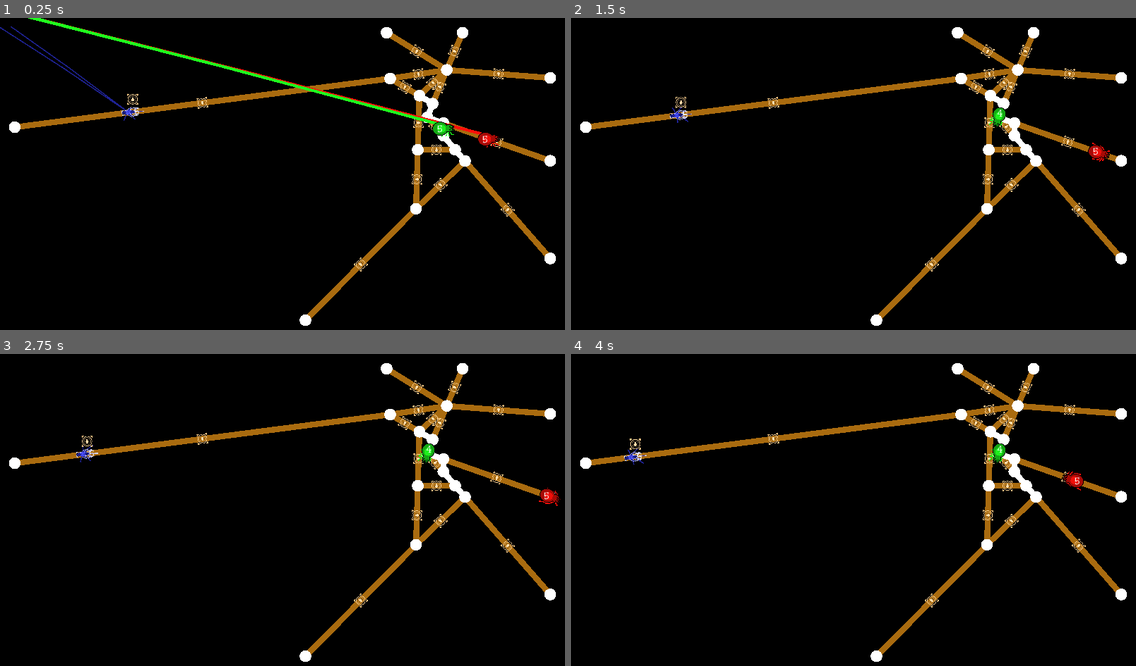
Above: before the commit, frames 1-4 (two rows, left to right).
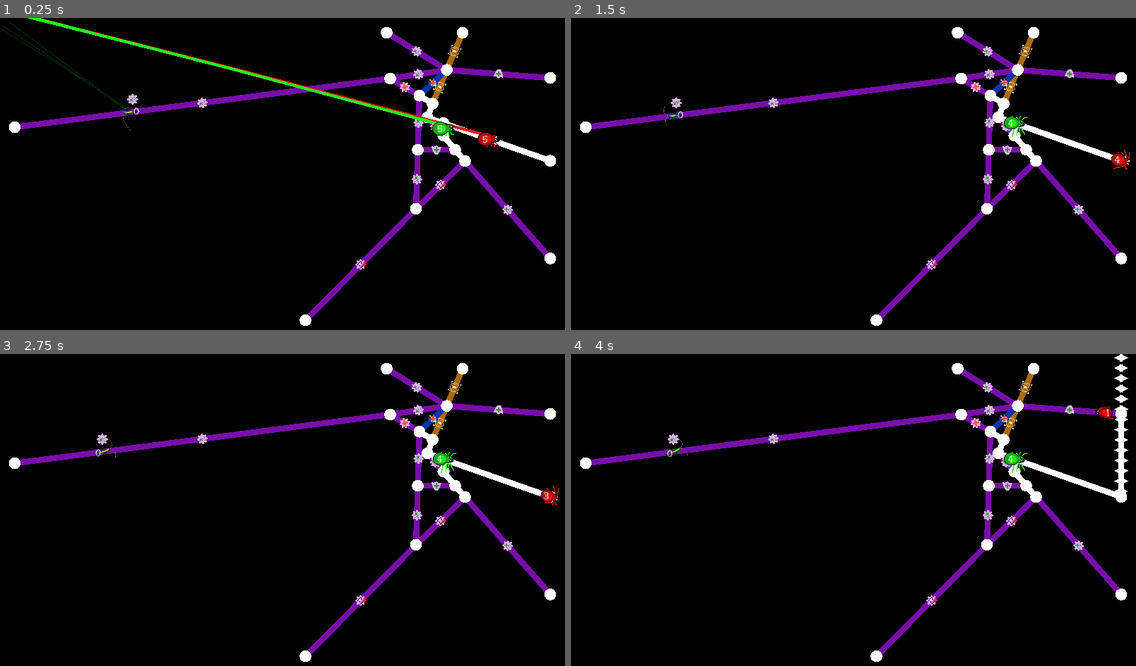
Above: after the commit, the same moments.

Repository: Pandaqi/Windowsilk
Game: Godot game, scene res://Main.tscn
Two runs of this game, one before a commit and one after it. Both use one fixed random seed, a clock stepped at 60 frames per second and the inputs below.
Inputs:
- Up to frame 1 (0.25 s): no input
- Up to frame 2 (1.5 s): tap Enter at 0.5 s; hold Right 0.53-1.28 s; tap T at 0.6 s; tap Space at 0.77 s; hold Down from 1.28 s (still down); tap K at 1.35 s
- Up to frame 3 (2.75 s): tap Space at 1.52 s; release Down at 2.03 s; hold Right from 2.03 s (still down); tap J at 2.1 s
- Up to frame 4 (4 s): release Right at 2.78 s; hold Up 2.78-3.53 s; tap H at 2.85 s; tap Space at 3.02, 3.77 s; hold Left from 3.53 s (still down); tap U at 3.6 s

The runs differ from the first frame. In frame 1, 4.3% of the frame differs, in the area x 0-98%, y 1-97%; in frame 2, 4.6%; in frame 3, 4.5%; in frame 4, 5.0%, in the area x 3-99%, y 0-97%.
Error after the commit: Invalid get index 'specialties' (on base: 'Dictionary'). (res://scripts/edge_modules/module_entities.gd:26)

Commit message:
Finishes all existing entities + draws all the new ones

Diff:
--- /dev/null
+++ b/scenes/antennas/cockroach.tscn
@@ -0,0 +1,21 @@
+[gd_scene format=2]
+
+[node name="Node2D" type="Node2D"]
+
+[node name="L" type="Node2D" parent="."]
+position = Vector2( 39.917, -3.29071 )
+
+[node name="Mid" type="Node2D" parent="L"]
+position = Vector2( 26.3397, -13.2583 )
+
+[node name="Offset" type="Node2D" parent="L"]
+position = Vector2( -0.900129, -22.8288 )
+
+[node name="R" type="Node2D" parent="."]
+position = Vector2( 40.1309, 4.23034 )
+
+[node name="Mid" type="Node2D" parent="R"]
+position = Vector2( 26.163, 14.3189 )
+
+[node name="Offset" type="Node2D" parent="R"]
+position = Vector2( 0.0633316, 21.9028 )
--- /dev/null
+++ b/scenes/antennas/cricket.tscn
@@ -0,0 +1,15 @@
+[gd_scene format=2]
+
+[node name="Node2D" type="Node2D"]
+
+[node name="L" type="Node2D" parent="."]
+position = Vector2( 40.9777, -3.29071 )
+
+[node name="Offset" type="Node2D" parent="L"]
+position = Vector2( 25.4396, -8.15629 )
+
+[node name="R" type="Node2D" parent="."]
+position = Vector2( 41.3683, 2.10902 )
+
+[node name="Offset" type="Node2D" parent="R"]
+position = Vector2( 24.6353, 7.58388 )
--- /dev/null
+++ b/scenes/antennas/fruit_fly.tscn
@@ -0,0 +1,15 @@
+[gd_scene format=2]
+
+[node name="Node2D" type="Node2D"]
+
+[node name="L" type="Node2D" parent="."]
+position = Vector2( 38.3512, -6.42224 )
+
+[node name="Offset" type="Node2D" parent="L"]
+position = Vector2( 5.6406, -5.50468 )
+
+[node name="R" type="Node2D" parent="."]
+position = Vector2( 38.2716, 5.3068 )
+
+[node name="Offset" type="Node2D" parent="R"]
+position = Vector2( 6.95763, 6.52322 )
--- /dev/null
+++ b/scenes/antennas/grasshopper.tscn
@@ -0,0 +1,15 @@
+[gd_scene format=2]
+
+[node name="Node2D" type="Node2D"]
+
+[node name="L" type="Node2D" parent="."]
+position = Vector2( 35.9153, -2.16924 )
+
+[node name="Offset" type="Node2D" parent="L"]
+position = Vector2( 21.8544, -8.74538 )
+
+[node name="R" type="Node2D" parent="."]
+position = Vector2( 35.522, 3.33501 )
+
+[node name="Offset" type="Node2D" parent="R"]
+position = Vector2( 22.4443, 9.57163 )
--- /dev/null
+++ b/scenes/antennas/locust.tscn
@@ -0,0 +1,21 @@
+[gd_scene format=2]
+
+[node name="Node2D" type="Node2D"]
+
+[node name="L" type="Node2D" parent="."]
+position = Vector2( 38.8618, -1.39755 )
+
+[node name="Offset" type="Node2D" parent="L"]
+position = Vector2( 15.9269, -48.2265 )
+
+[node name="Mid" type="Node2D" parent="L"]
+position = Vector2( 35.2778, -11.0243 )
+
+[node name="R" type="Node2D" parent="."]
+position = Vector2( 39.0297, 1.44085 )
+
+[node name="Offset" type="Node2D" parent="R"]
+position = Vector2( 16.8661, 49.4708 )
+
+[node name="Mid" type="Node2D" parent="R"]
+position = Vector2( 36.2227, 12.9142 )
--- a/scenes/entity.tscn
+++ b/scenes/entity.tscn
@@ -30,6 +30,7 @@
 [ext_resource path="res://scenes/silk_type_icon.tscn" type="PackedScene" id=28]
 [ext_resource path="res://scripts/entity_modules/module_knockback.gd" type="Script" id=29]
 [ext_resource path="res://scripts/specialty_modules/module_doubler.gd" type="Script" id=30]
+[ext_resource path="res://scripts/movement_modules/module_fake_jumper.gd" type="Script" id=31]
 
 [sub_resource type="CircleShape2D" id=2]
 radius = 13.8734
@@ -61,7 +62,7 @@
 texture = ExtResource( 5 )
 hframes = 8
 vframes = 8
-frame = 4
+frame = 6
 
 [node name="Eyes" type="Sprite" parent="Visuals/Sprite"]
 visible = false
@@ -113,6 +114,12 @@
 script = ExtResource( 24 )
 
 [node name="Timer" type="Timer" parent="Movement/Jumper"]
+one_shot = true
+
+[node name="FakeJumper" type="Node2D" parent="Movement"]
+script = ExtResource( 31 )
+
+[node name="Timer" type="Timer" parent="Movement/FakeJumper"]
 one_shot = true
 
 [node name="FlyMovement" type="Node2D" parent="Movement"]
@@ -212,15 +219,17 @@
 [connection signal="timeout" from="Movement/Shuffler/Timer" to="Movement/Shuffler" method="_on_Timer_timeout"]
 [connection signal="timeout" from="Movement/Stamina/Timer" to="Movement/Stamina" method="_on_Timer_timeout"]
 [connection signal="timeout" from="Movement/Jumper/Timer" to="Movement/Jumper" method="_on_Timer_timeout"]
+[connection signal="on_instant_jump" from="Movement/FakeJumper" to="Jumper" method="_on_Jumper_on_instant_jump"]
+[connection signal="timeout" from="Movement/FakeJumper/Timer" to="Movement/FakeJumper" method="_on_Timer_timeout"]
 [connection signal="timeout" from="Movement/FlyMovement/Timer" to="Movement/FlyMovement" method="_on_Timer_timeout"]
 [connection signal="arrived_on_edge" from="Tracker" to="Mover" method="_on_Tracker_arrived_on_edge"]
+[connection signal="arrived_on_edge" from="Tracker" to="Movement" method="_on_Tracker_arrived_on_edge"]
 [connection signal="arrived_on_edge" from="Tracker" to="SilkReader" method="_on_Tracker_arrived_on_edge"]
-[connection signal="arrived_on_edge" from="Tracker" to="Movement" method="_on_Tracker_arrived_on_edge"]
 [connection signal="arrived_on_edge" from="Tracker" to="Trail" method="_on_Tracker_arrived_on_edge"]
 [connection signal="arrived_on_edge" from="Tracker" to="Specialties" method="_on_Tracker_arrived_on_edge"]
 [connection signal="arrived_on_point" from="Tracker" to="Mover" method="_on_Tracker_arrived_on_point"]
+[connection signal="arrived_on_point" from="Tracker" to="Movement" method="_on_Tracker_arrived_on_point"]
 [connection signal="arrived_on_point" from="Tracker" to="SilkReader" method="_on_Tracker_arrived_on_point"]
-[connection signal="arrived_on_point" from="Tracker" to="Movement" method="_on_Tracker_arrived_on_point"]
 [connection signal="arrived_on_point" from="Tracker" to="Trail" method="_on_Tracker_arrived_on_point"]
 [connection signal="point_change" from="Points" to="Movement/FlyMovement" method="_on_Points_point_change"]
 [connection signal="timeout" from="Trail/Timer" to="Trail" method="_on_Timer_timeout"]
--- a/scripts/edge_modules/module_drawer.gd
+++ b/scripts/edge_modules/module_drawer.gd
@@ -7,6 +7,7 @@
 var icon_width : float = 32.0
 var original_icon_width : float = 128.0
 var icon_scale = Vector2(1,1) * (icon_width / original_icon_width)
+var full_pattern_length : float = 0.0
 var icon_offset : float
 var icon_margin : float = 3.0
 var icon_extrude : float = 0.5 # how much the icon sticks out from the sides of the edge
@@ -19,6 +20,10 @@
 var team_icon_scene = preload("res://scenes/team_icon.tscn")
 
 func update_visuals():
+	var new_length = body.m.body.get_length()
+	if abs(full_pattern_length - new_length) >= icon_width:
+		recalculate_pattern()
+
 	update()
 
 func set_color(col):
@@ -44,6 +49,11 @@
 func rotate_icon(val):
 	sprite.set_rotation(val)
 
+func recalculate_pattern():
+	var old_num = pattern
+	remove_pattern()
+	set_pattern(old_num)
+
 func remove_pattern():
 	pattern = -1
 
@@ -58,7 +68,7 @@
 	pattern = num
 
 	var num_icons = floor(body.m.body.get_length() / (icon_width + icon_margin))
-	var full_pattern_length = (num_icons-1)*(icon_width + icon_margin)
+	full_pattern_length = (num_icons-1)*(icon_width + icon_margin)
 	icon_offset = -0.5*full_pattern_length
 
 	var angles = [PI, 0]
--- a/scripts/edge_modules/module_entities.gd
+++ b/scripts/edge_modules/module_entities.gd
@@ -23,7 +23,7 @@
 func remove(e):
 	entities.erase(e)
 
-	if body.m.type.equals("fragile") and entities_passed > 0:
+	if (body.m.type.equals("fragile") and entities_passed > 0) or body.m.specialties.check_type("fragile"):
 		body.m.body.self_destruct()
 
 # TO DO: It's way better for performance to just save the time we "enter" a new edge, and then compare it to the current time, but there's currently no 100% correct system for checking an edge switch.
--- a/scripts/edge_modules/module_type.gd
+++ b/scripts/edge_modules/module_type.gd
@@ -13,9 +13,6 @@
 func create_debug_terrain_type():
 	var all_types = GlobalDict.silk_types.keys()
 	set_to(all_types[randi() % all_types.size()])
-
-	# DEBUGGING:
-	set_to("noisemaker")
 
 func set_to(tp):
 	if too_short_for_terrain():
--- a/scripts/entities.gd
+++ b/scripts/entities.gd
@@ -4,6 +4,7 @@
 #good values are 3-8, setting to 1 is just for testing
 const BOUNDS = { 'min': 1, 'max': 1 }
 const TIME_BOUNDS = { 'min': 3.0, 'max': 7.0 }
+const MAX_NUM_PER_TYPE : int = 15
 
 var entity_scene = preload("res://scenes/entity.tscn")
 
@@ -24,7 +25,7 @@
 	available_types.erase("player_spider")
 
 	# DEBUGGING
-	available_types = ['cricket']
+	available_types = ['locust']
 	#return
 
 	precalculate_probabilities()
@@ -80,16 +81,26 @@
 		place_entity()
 		num_entities += 1
 
+func too_many_of_type(tp):
+	var num = get_tree().get_nodes_in_group(tp).size()
+	return (num >= MAX_NUM_PER_TYPE)
+
+func get_group_name(type):
+	return type.capitalize() + "s"
+
 func place_entity(params = {}):
+	var rand_type = get_random_type()
+	if params.has('type'): rand_type = params.type
+
+	var group = get_group_name(rand_type)
+	if too_many_of_type(group):
+		return
+
 	var entity = entity_scene.instance()
-
-	var rand_type = get_random_type()
 	add_child(entity)
 
-	if params.has('type'):
-		rand_type = params.type
-
 	entity.m.status.set_type(rand_type)
+	entity.add_to_group(group)
 	entity.m.status.make_non_player()
 
 	for key in params:
--- a/scripts/entity_modules/module_antenna.gd
+++ b/scripts/entity_modules/module_antenna.gd
@@ -33,6 +33,10 @@
 			'vec': get_random_vec(),
 			'end': Vector2.ZERO
 		}
+
+		# optional middle node to create more unique/curved antennas
+		if child.has_node("Mid"):
+			antennas[key].mid = child.get_node("Mid")
 
 	if data.has('max_dist'):
 		max_dist = data.max_dist
@@ -96,12 +100,13 @@
 		#var ideal_pos = to_local(antenna.ideal_pos)
 
 		var control = start + Vector2.RIGHT*5
+		if antenna.has('mid'):
+			control = start + antenna.mid.position
 
 		var point_list = build_point_list(start, control, end)
 
 		draw_polyline(point_list, color, thickness)
 
-# NOTE: THe "ideal position" is used as the control point for the bezier curve
 func build_point_list(start, control, end):
 	var num_points = 7
 	var list = []
--- a/scripts/entity_modules/module_knockback.gd
+++ b/scripts/entity_modules/module_knockback.gd
@@ -1,7 +1,7 @@
 extends Node2D
 
 const MIN_SPEED : float = 20.0
-const DAMPING : float = 0.985
+const DAMPING : float = 0.995
 
 var vec : Vector2 = Vector2.ZERO
 
--- a/scripts/entity_modules/module_movement_general.gd
+++ b/scripts/entity_modules/module_movement_general.gd
@@ -10,6 +10,7 @@
 onready var shuffler = $Shuffler
 onready var stamina = $Stamina
 onready var jumper = $Jumper
+onready var fake_jumper = $FakeJumper
 
 signal move_vec(vec, dt)
 
@@ -31,6 +32,9 @@
 
 	if data.has('jump'):
 		jumper.activate()
+
+	if data.has('fake_jump'):
+		fake_jumper.activate()
 
 func _on_Tracker_arrived_on_edge(e):
 	if not active: return
--- a/scripts/entity_modules/module_specialties.gd
+++ b/scripts/entity_modules/module_specialties.gd
@@ -4,7 +4,7 @@
 const TIMEBOMB_THRESHOLD : float = 5.0
 
 const DURATION : float = 8.0
-const NOISE_MAKER_FORCE : float = 100.0
+const NOISE_MAKER_FORCE : float = 300.0
 
 const FEATHERLIGHT_SPEED : float = 0.1 # how fast points move inwards
 const MARGIN_BEFORE_FEATHERLIGHT_STARTS : float = 20.0
@@ -146,6 +146,7 @@
 	return true
 
 func can_eat_anything():
+	if not body.is_in_group("Players"): return false
 	return check_type("gobbler")
 
 func update_time_spent_on_edge(dt):
--- a/scripts/entity_modules/module_status.gd
+++ b/scripts/entity_modules/module_status.gd
@@ -56,6 +56,7 @@
 	if not data.move.has('type'): return 'web'
 	return data.move.type
 
+
 func set_type(tp):
 	type = tp
 
--- a/scripts/entity_modules/module_visuals.gd
+++ b/scripts/entity_modules/module_visuals.gd
@@ -24,7 +24,7 @@
 	player_num = pnum
 
 	var new_color = GlobalDict.player_data[player_num].color
-	sprite.modulate = new_color
+	sprite.self_modulate = new_color
 	eyes.set_visible(true)
 
 	legs.set_color(new_color)
--- a/scripts/globals/global_dict.gd
+++ b/scripts/globals/global_dict.gd
@@ -64,7 +64,8 @@
 	"gobbler": { "frame": 17, "category": "collecting" },
 
 	"noisemaker": { "frame": 18, "category": "misc" },
-	"attractor": { "frame": 19, "category": "misc" }
+	"attractor": { "frame": 19, "category": "misc" },
+	"lowlife": { "frame": 20, "category": "misc" }
 
 }
 
@@ -161,7 +162,6 @@
 	},
 
 	# NOTE: combining "jump" and "static" automatically makes a creature that ONLY jumps, never walks/moves normally
-
 	"grasshopper": {
 		"frame": 5,
 		"points": 4,
@@ -175,6 +175,11 @@
 		"legs": {
 			"type": "four",
 			"color": Color(129/255.0, 21/255.0, 26/255.0)
+		},
+		"antenna": {
+			"type": "grasshopper",
+			"color": Color(193/255.0, 37/255.0, 44/255.0),
+			"scale_thickness": 2.0
 		}
 	},
 
@@ -192,21 +197,29 @@
 			"type": "six",
 			"color": Color(0, 42/255.0, 7/255.0),
 			"scale_offset": 0.25
-		}
-	},
-
-	# NOTE: the "noisemaker" specialty overrides the jump button to make noise instead, that's why jumping must be enabled ... but the cricket doesn't actually jump
+		},
+		"antenna": {
+			"type": "locust",
+			"color": Color(96/255.0, 114/255.0, 61/255.0),
+		}
+	},
+
+	# NOTE: the "noisemaker" specialty overrides the jump button to make noise instead, that's why we enable the "fake_jump" module here
 	"cricket": {
 		"frame": 7,
 		"points": 5,
 		"trail": "noisemaker",
 		"specialty": "noisemaker",
 		"move": {
-			"jump": true
+			"fake_jump": true
 		},
 		"legs": {
 			"type": "four",
 			"color": Color(30/255.0, 34/255.0, 148/255.0)
+		},
+		"antenna": {
+			"type": "cricket",
+			"color": Color(41/255.0, 46/255.0, 214/255.0)
 		}
 	},
 
@@ -217,14 +230,18 @@
 			"flee": true,
 			"chase": true,
 			"chase_type": "cockroach",
-			"speed": 150.0,
+			"speed": 110.0,
 		},
 		"collect": {
 			"cannibal": true
 		},
 		"legs": {
 			"type": "six",
-			"color": Color(136/255.0, 9/255.0, 41/255.0) # TO DO
+			"color": Color(136/255.0, 9/255.0, 41/255.0)
+		},
+		"antenna": {
+			"type": "cockroach",
+			"color": Color(193/255.0, 37/255.0, 77/255.0),
 		}
 	},
 
@@ -234,11 +251,14 @@
 		"trail": "shield",
 		"specialty": "shield",
 		"move": {
-			"speed": 50.0
-		},
-		"legs": {
-			"type": "six",
-			"color": Color(71/255.0, 24/255.0, 99/255.0) # TO DO
+			"speed": 50.0,
+		},
+		"legs": {
+			"type": "six",
+			"color": Color(71/255.0, 24/255.0, 99/255.0)
+		},
+		"collect": {
+			"ignore_specialty": true
 		}
 	},
 
@@ -253,7 +273,11 @@
 		},
 		"legs": {
 			"type": "six",
-			"color": Color(109/255.0, 48/255.0, 11/255.0) # TO DO
+			"color": Color(109/255.0, 48/255.0, 11/255.0)
+		},
+		"antenna": {
+			"type": "fruit_fly",
+			"color": Color(0, 45/255.0, 1/255.0)
 		}
 	},
 
@@ -268,6 +292,10 @@
 			"shuffle": true,
 			"speed": 80.0
 		},
+		"antenna": {
+			"type": "fruit_fly",
+			"color": Color(1.0, 242/255.0, 199/255.0)
+		}
 	}
 
 }
--- /dev/null
+++ b/scripts/movement_modules/module_fake_jumper.gd
@@ -0,0 +1,20 @@
+extends Node2D
+
+const TIMER_BOUNDS = { 'min': 3, 'max': 8 }
+onready var timer = $Timer
+
+signal on_instant_jump(params)
+
+func activate():
+	restart_timer()
+
+func restart_timer():
+	timer.wait_time = rand_range(TIMER_BOUNDS.min, TIMER_BOUNDS.max)
+	timer.start()
+
+func _on_Timer_timeout():
+	restart_timer()
+	fake_jump()
+
+func fake_jump():
+	emit_signal("on_instant_jump", {})
--- a/scripts/player_modules/collector.gd
+++ b/scripts/player_modules/collector.gd
@@ -62,13 +62,14 @@
 	if other_body.m.status.is_dead: return false
 
 	# special properties that mess with eating
-	if is_friendly(): return false
+	if not data.has('ignore_specialties'):
+		if is_friendly(): return false
 
-	if body.m.specialties.can_eat_anything(): return true
-	if other_body.m.collector.can_always_be_eaten(): return true
+		if body.m.specialties.can_eat_anything(): return true
+		if other_body.m.collector.can_always_be_eaten(): return true
 
-	if not other_body.m.specialties.can_be_eaten(): return false
-	if body.m.status.same_type_as_node(other_body) and not is_cannibal(): return false
+		if not other_body.m.specialties.can_be_eaten(): return false
+		if body.m.status.same_type_as_node(other_body) and not is_cannibal(): return false
 
 	# now apply the point check => more points than the other? can eat
 	var margin = 0
--- a/scripts/player_modules/module_jumper.gd
+++ b/scripts/player_modules/module_jumper.gd
@@ -68,7 +68,9 @@
 
 	# NOTE: important to do this BEFORE the "active" check, as a hijacked jump will not be active
 	var res = body.m.specialties.hijack_jump_release()
-	if res: return
+	if res:
+		finish_fake_jump()
+		return
 
 	# if we never started the jump, don't do anything when we release
 	if not active: return
@@ -83,7 +85,9 @@
 	return Vector2(cos(rot), sin(rot))
 
 func prepare_jump():
-	if body.m.points.is_empty(): return
+	if body.m.points.is_empty() and body.is_in_group("Players"):
+		print("Feedback: need points to jump!")
+		return
 
 	body.m.mover.disable()
 	body.m.tracker.disable()
@@ -192,6 +196,9 @@
 
 	tween.start()
 
+func finish_fake_jump():
+	emit_signal("on_jump_finished")
+
 func finish_jump():
 	input_disabled = false
 
--- a/scripts/player_modules/web_tracker.gd
+++ b/scripts/player_modules/web_tracker.gd
@@ -20,12 +20,18 @@
 	if params.has('fixed_edge'): edge = params.fixed_edge
 	if params.has('fixed_point'): point = params.fixed_point
 
+	# somehow, we tried to spawn on non-existing stuff
+	if (not edge or not is_instance_valid(edge)) and (not point or not is_instance_valid(point)):
+		body.m.status.die()
+
 	body.set_position(pos)
 
 	if edge:
 		force_set_edge(edge)
 	elif point:
 		force_set_point(point)
+
+
 
 func module_update(_dt):
 	keep_positioned_on_web()
Binary file changed: assets/entities.png
Binary file changed: assets/silk_types.png
Not shown: 2 places in scenes/entity.tscn that only renumber resources
Not shown, changed: non_game/Assets.afdesign
Not shown, changed: non_game/References.afdesign
Not shown, changed: non_game/UI.afdesign
Not shown, changed: non_game/[Idea] Game Off (2021).docx
